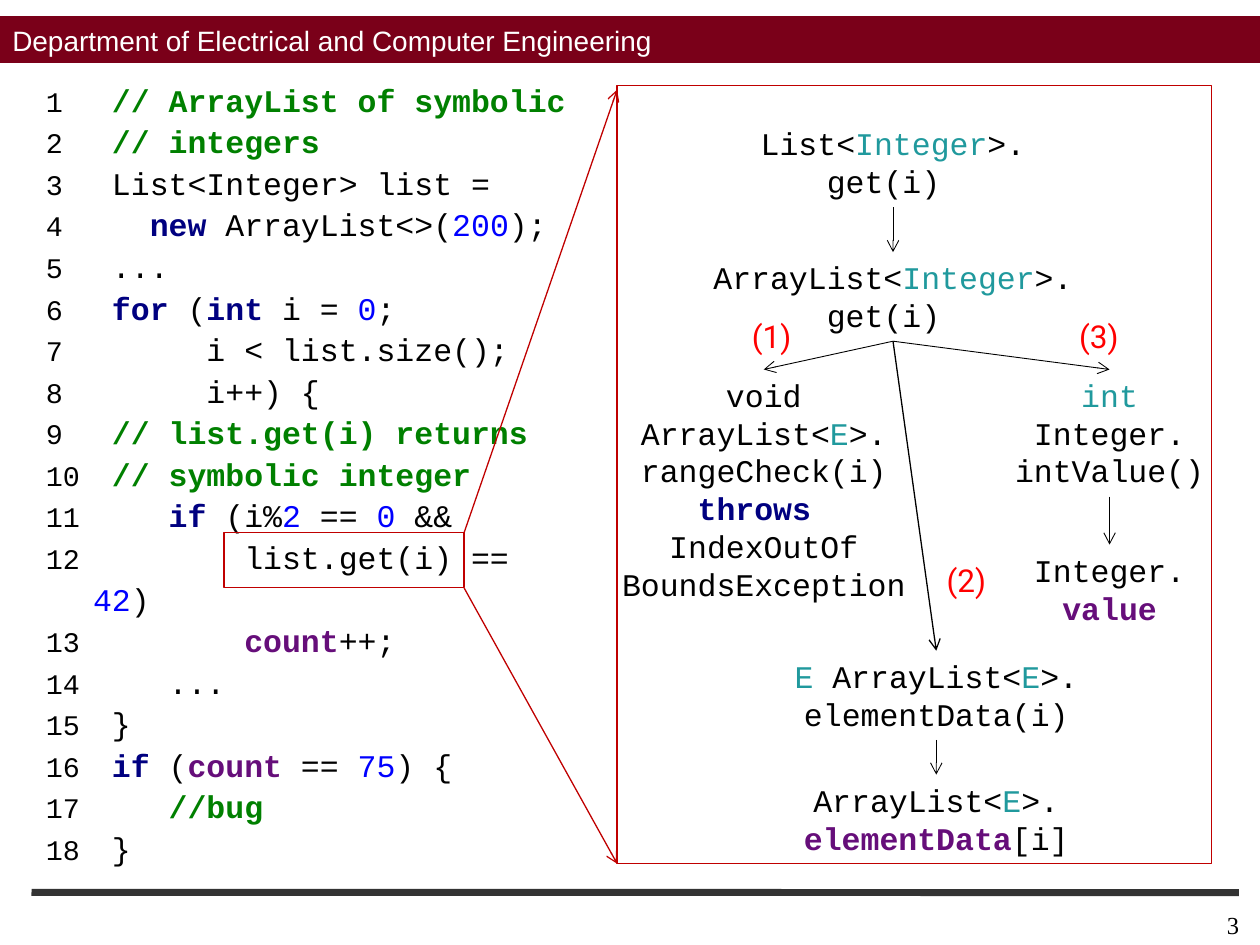
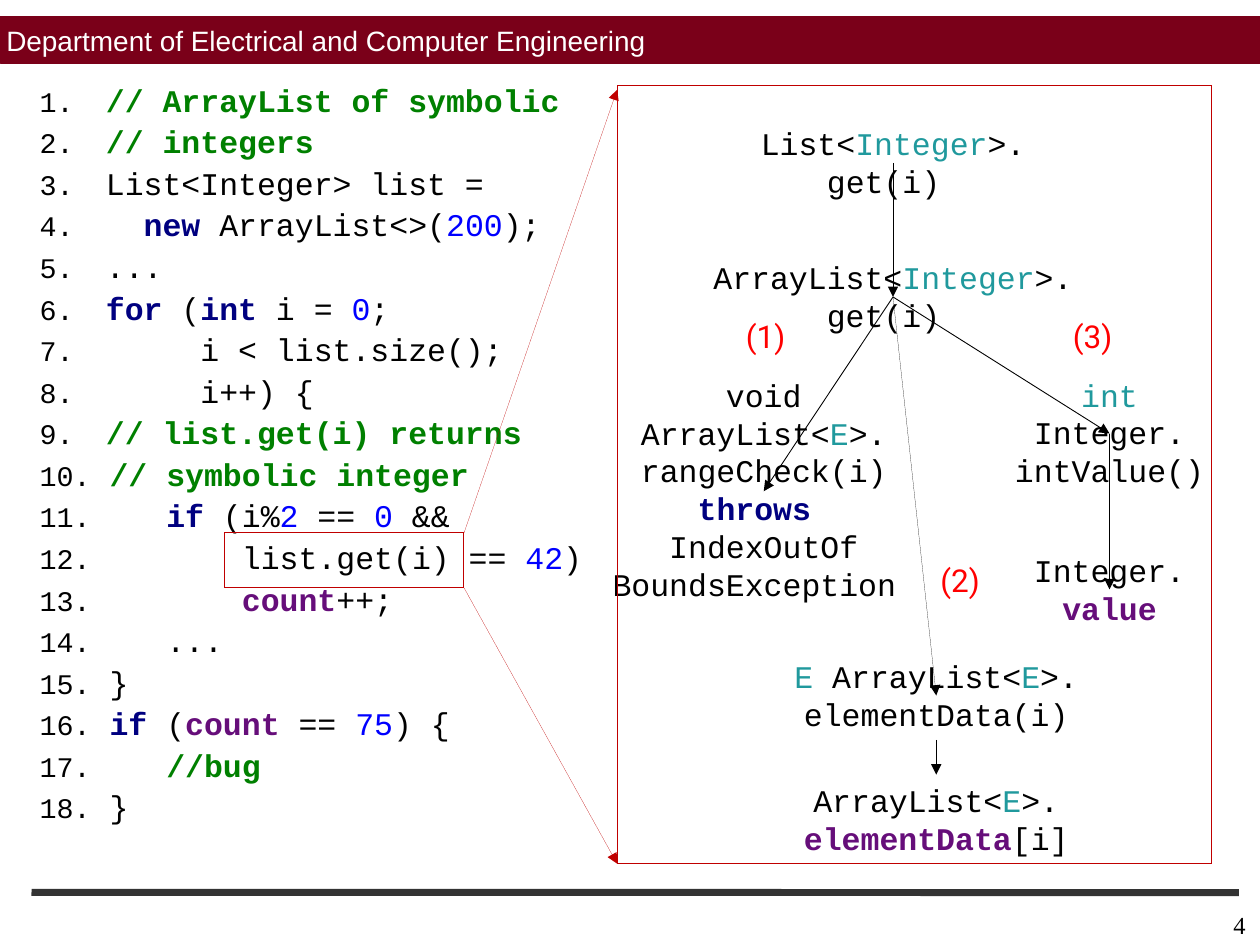
Before and after one commit to sohah/ISSTA-Veritesting, a slide deck: slide 4 of figures/Figures.pptx (slide 3 before the commit). Drawn at 1260x945 pixels with LibreOffice and Linux fonts; fonts in the diff are those of the drawing; background and template pictures are left out. Boxes give left, top, right and bottom in pixels: in the first picture for what was removed or moved away, otherwise in the second. Text is boxed around its words. In the diff, an @@ line names an element or a change of style, - is before the commit and + after.

```diff
--- a/figures/Figures.pptx
+++ b/figures/Figures.pptx
@@ rectangle "Department of Electrical and Computer ..." at (x1=0, y1=16, x2=1260, y2=63): more space between paragraphs; outline #7A0019 0 pt to #7A0019 0.25 pt @@
@@ text "// ArrayList of symbolic" at (x1=106, y1=89, x2=582, y2=784): bullet 1 to 1. @@
@@ arrow (464, 533) - (617, 89): arrowheads changed @@
@@ arrow moved from (893, 207) - (893, 252) to (893, 163) - (893, 297) @@
@@ arrow (893, 163) - (893, 297): arrowheads changed @@
@@ arrow moved from (893, 341) - (764, 369) to (893, 297) - (764, 491) @@
@@ arrow (893, 297) - (764, 491): arrowheads changed @@
@@ arrow moved from (893, 341) - (936, 650) to (893, 297) - (936, 696) @@
@@ arrow (893, 297) - (936, 696): arrowheads changed @@
@@ arrow moved from (893, 341) - (1110, 369) to (893, 297) - (1110, 433) @@
@@ arrow (893, 297) - (1110, 433): arrowheads changed @@
@@ text "(1)" moved from (x1=752, y1=323, x2=791, y2=355) to (x1=746, y1=323, x2=785, y2=355) @@
@@ text "(3)" moved from (x1=1079, y1=323, x2=1118, y2=355) to (x1=1073, y1=323, x2=1112, y2=355) @@
@@ text "void" moved from (x1=622, y1=384, x2=906, y2=603) to (x1=613, y1=384, x2=897, y2=605) @@
@@ arrow moved from (1110, 496) - (1110, 544) to (1110, 433) - (1110, 590) @@
@@ arrow (1110, 433) - (1110, 590): arrowheads changed @@
@@ text "(2)" moved from (x1=947, y1=567, x2=986, y2=599) to (x1=940, y1=567, x2=979, y2=599) @@
@@ arrow (464, 588) - (617, 864): arrowheads changed @@
@@ arrow (936, 740) - (936, 775): arrowheads changed @@
@@ page number removed at (x1=1227, y1=917, x2=1239, y2=935) @@
-3
@@ page number added at (x1=1233, y1=918, x2=1245, y2=934), 14 pt, text #000000 @@
+4
```
Also in this commit, not shown: 3 other slides changed, 1 slide added.
